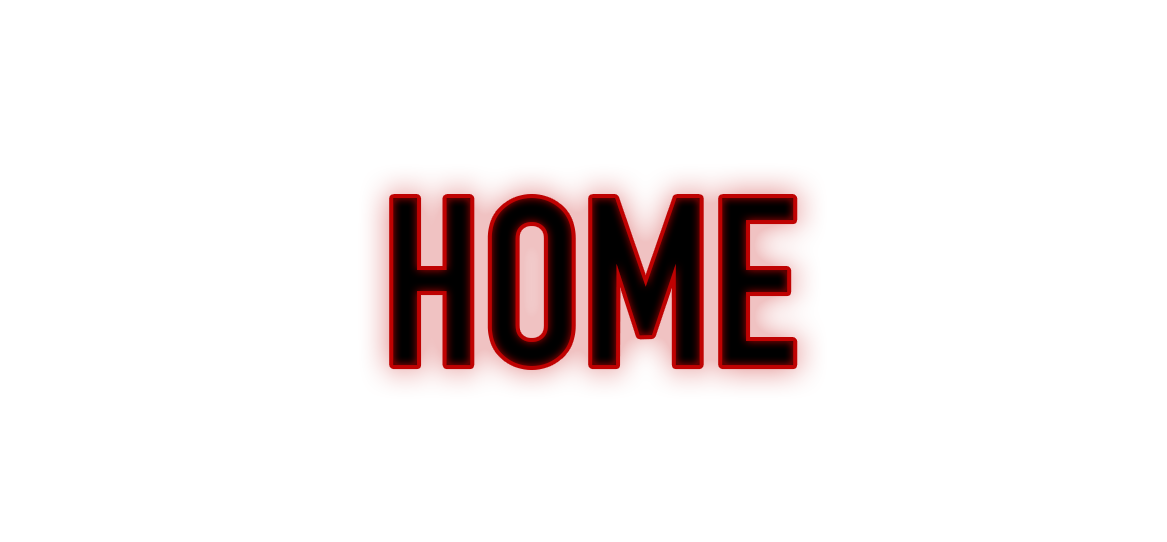
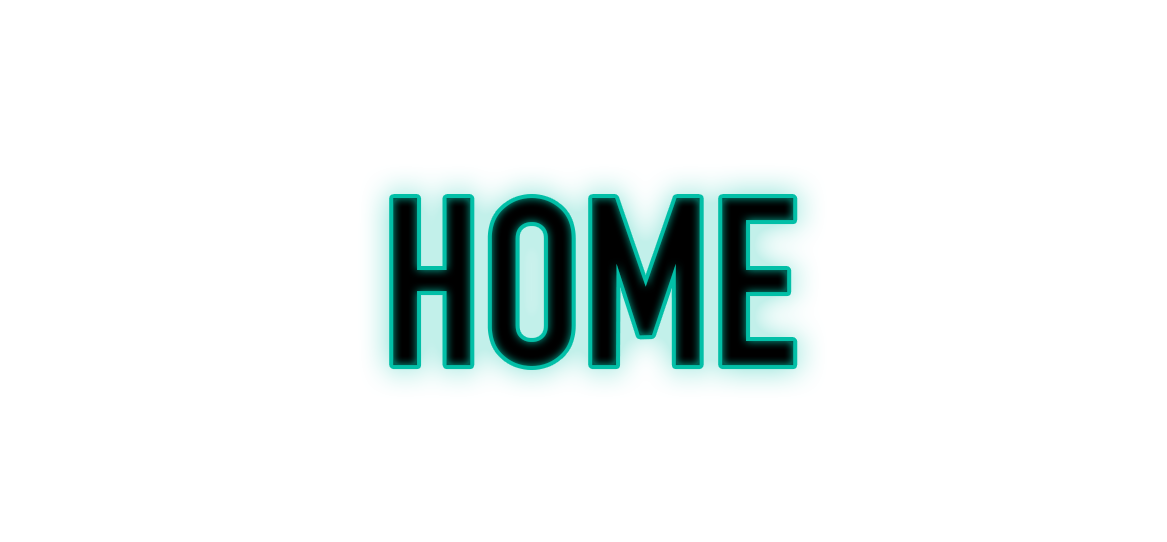
Layered file, before and after one edit (1167 × 542). Changes by layer:
pixels changed over 363, 168, 822, 395 (layer not identified)
